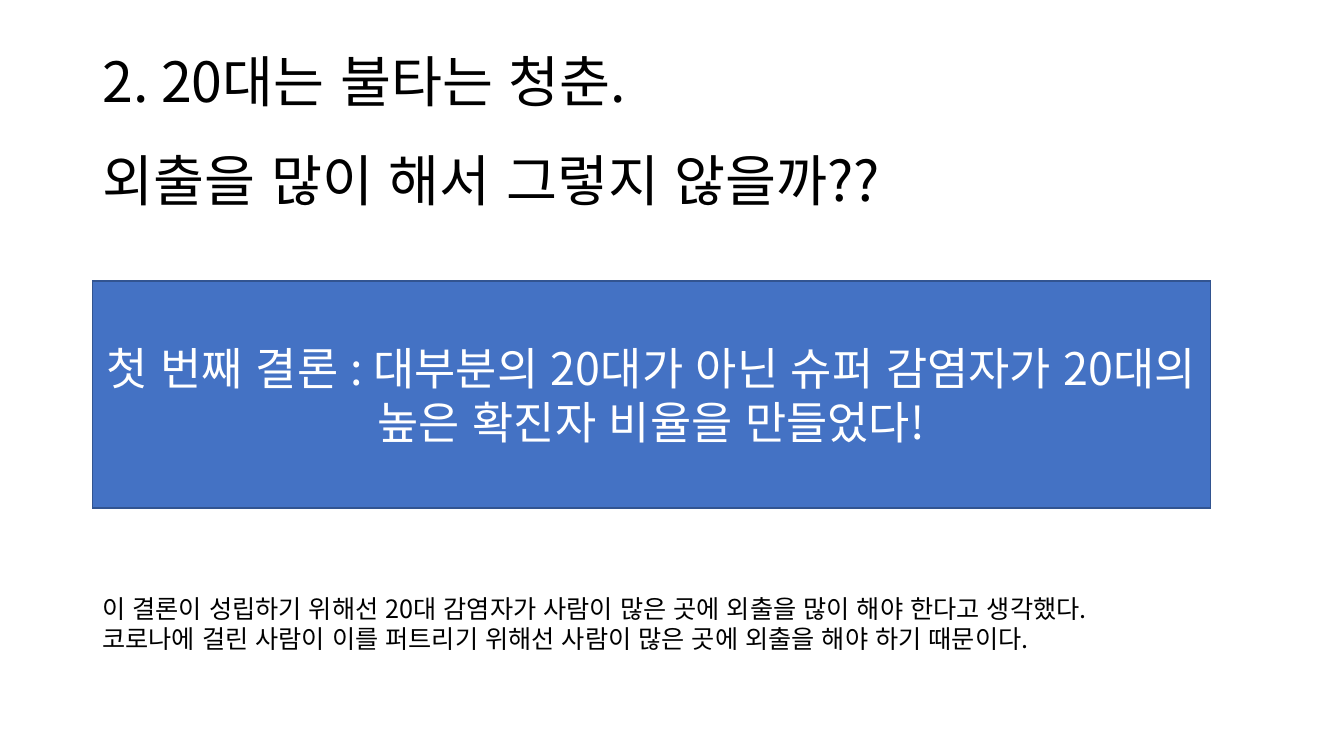
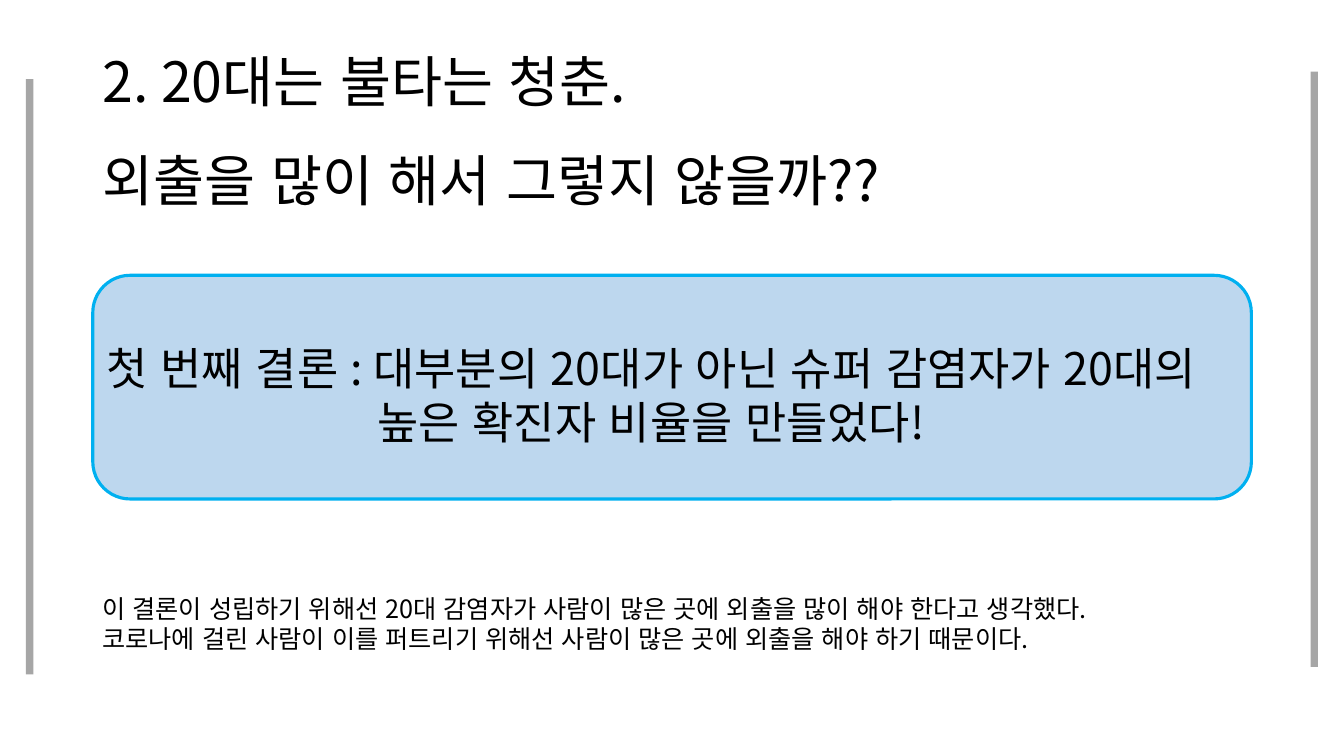
Before and after one commit to JooEHyeon/CORONA19_data_analysis, a slide deck: slide 14 of 최종합본.pptx (slide 15 before the commit). Drawn at 1344x756 pixels with LibreOffice and Linux fonts; fonts in the diff are those of the drawing. Boxes give left, top, right and bottom in pixels: in the first picture for what was removed or moved away, otherwise in the second. Text is boxed around its words. In the diff, an @@ line names an element or a change of style, - is before the commit and + after.

```diff
--- a/최종합본.pptx
+++ b/최종합본.pptx
@@ rectangle added at box(26, 79, 33, 675), fill #A6A6A6 @@
@@ rectangle added at box(1311, 72, 1318, 667), fill #A6A6A6 @@
@@ text "첫 번째 결론 : 대부분의 ...": place and size @@
-text "첫 번째 결론 : 대부분의 ..." at box(93, 281, 1211, 508)
+text "첫 번째 결론 : 대부분의 ..." at box(107, 347, 1196, 443)
@@ text "첫 번째 결론 : 대부분의 ..." at box(107, 347, 1196, 443): text colour #FFFFFF to #000000; fill #4472C4 to none; outline #325491 1 pt to none @@
@@ rounded rectangle added at box(93, 275, 1251, 499), fill #BDD7EE, outline #00B0F0 2.25 pt @@
```
Also in this commit, not shown: 24 other slides changed, 1 slide added, 2 slides removed.
